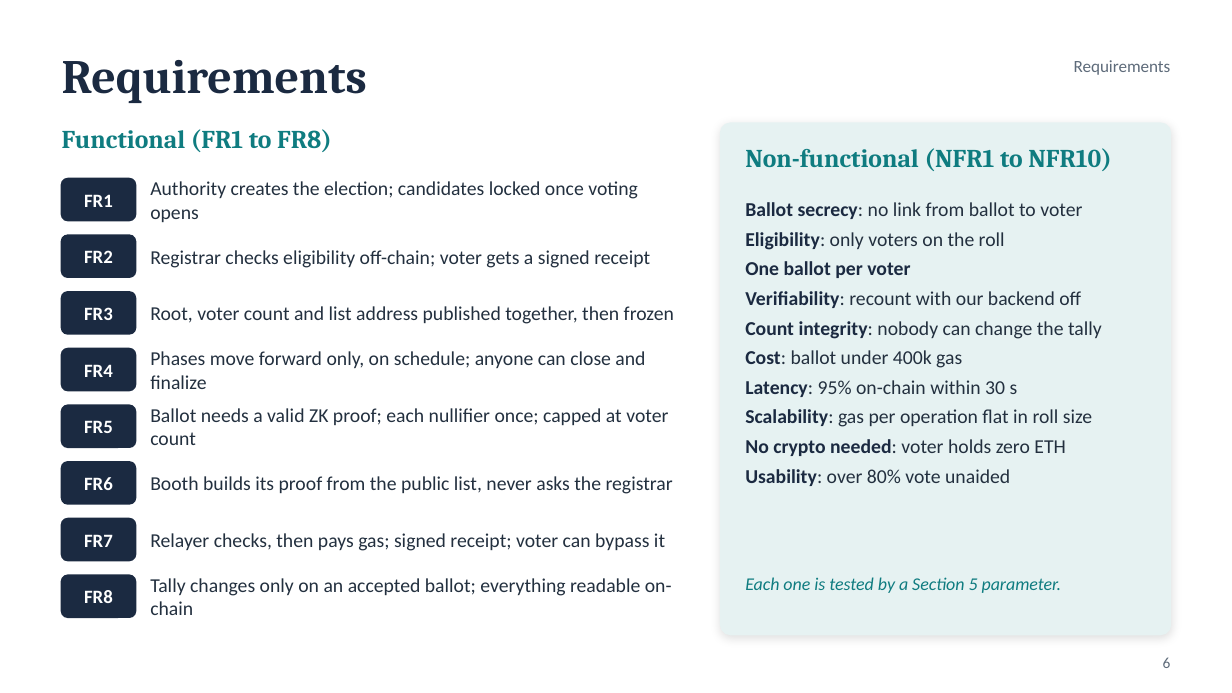
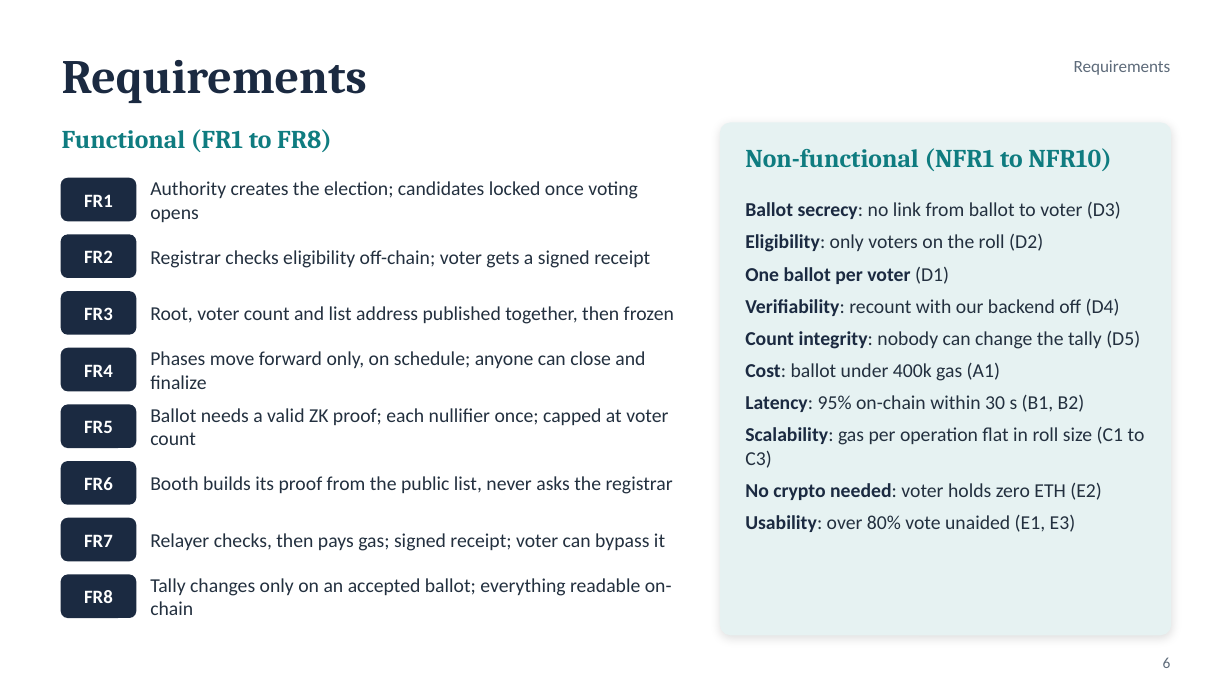
Before and after one commit to Chaitanya-Keyal/decentralized-voting-system, a slide deck: slide 6 of reports/eval1-slides.pptx. Drawn at 1232x693 pixels with LibreOffice and Linux fonts; fonts in the diff are those of the drawing. Boxes give left, top, right and bottom in pixels: in the first picture for what was removed or moved away, otherwise in the second. Text is boxed around its words. In the diff, an @@ line names an element or a change of style, - is before the commit and + after.

Commit message:
docs: rework the presentation: no dates or closing slide, more on design
Adds an anonymity slide (Merkle root, nullifier, why not hasVoted), phase
deliverables on the plan slide, how each guarantee holds, and the parameter
testing each NFR.

```diff
--- a/reports/eval1-slides.pptx
+++ b/reports/eval1-slides.pptx
@@ text at [745,202,1145,532]: text changed @@
-Ballot secrecy: no link from ballot to voter
-Eligibility: only voters on the roll
-One ballot per voter
-Verifiability: recount with our backend off
-Count integrity: nobody can change the tally
-Cost: ballot under 400k gas
-Latency: 95% on-chain within 30 s
-Scalability: gas per operation flat in roll size
-No crypto needed: voter holds zero ETH
-Usability: over 80% vote unaided
+Ballot secrecy: no link from ballot to voter (D3)
+Eligibility: only voters on the roll (D2)
+One ballot per voter (D1)
+Verifiability: recount with our backend off (D4)
+Count integrity: nobody can change the tally (D5)
+Cost: ballot under 400k gas (A1)
+Latency: 95% on-chain within 30 s (B1, B2)
+Scalability: gas per operation flat in roll size (C1 to C3)
+No crypto needed: voter holds zero ETH (E2)
+Usability: over 80% vote unaided (E1, E3)
@@ text removed at [745,577,1062,593] @@
-Each one is tested by a Section 5 parameter.
```
Also in this commit, not shown: 5 other slides changed, 1 slide added, 1 slide removed, 1 other file.
